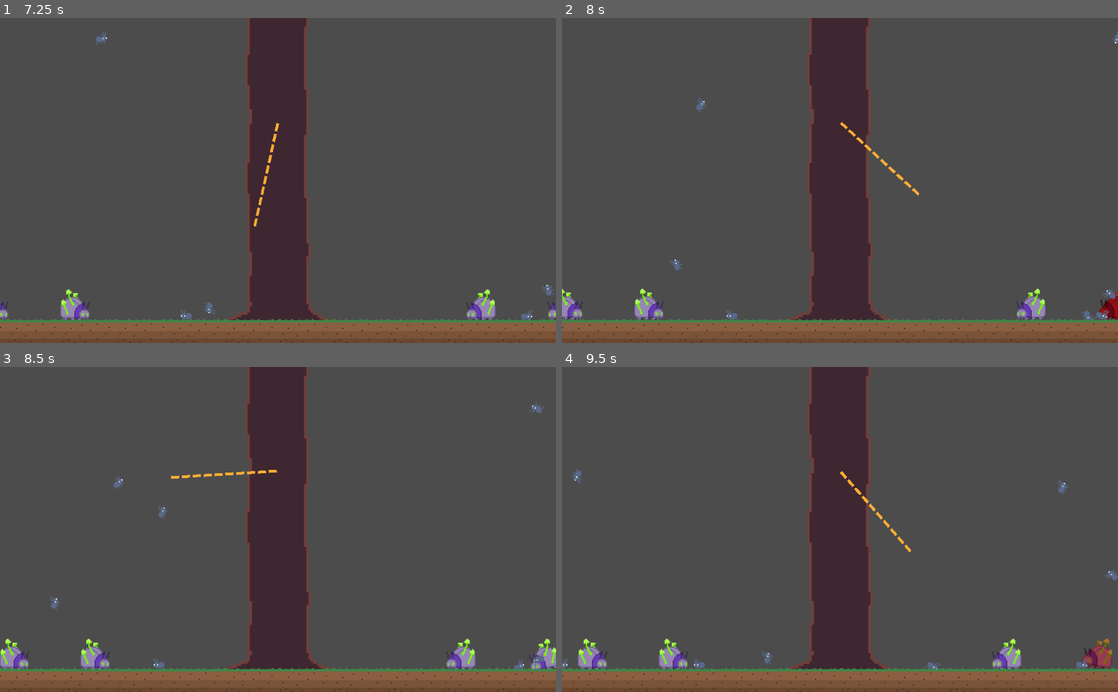
Above: before the commit, frames 1-4 (two rows, left to right).
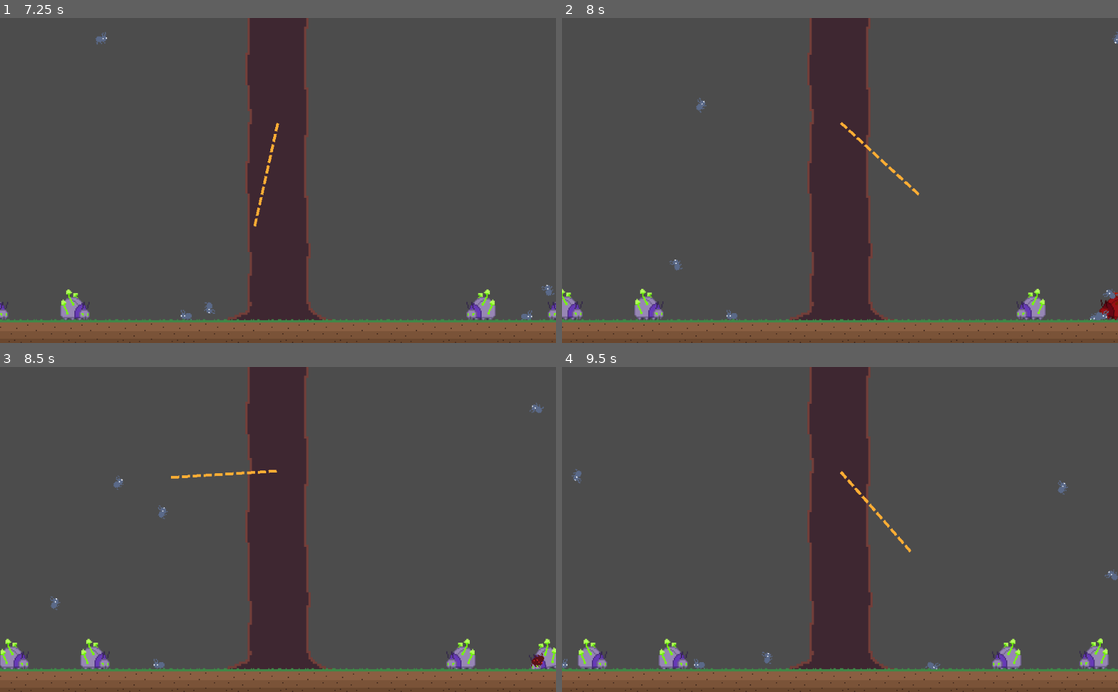
Above: after the commit, the same moments.

Repository: asafigan/game-off-2021
Game: Godot game, scene res://src/BattleField.tscn
Two runs of this game, one before a commit and one after it. Both use one fixed random seed, a clock stepped at 60 frames per second and the inputs below.
Inputs (mouse positions are in pixels of both pictures, inside the frame that each line leads up to):
- Up to frame 1 (7.25 s): tap Enter at 0.5 s; move the mouse to (250, 245) at 0.52 s; click (250, 245) at 0.67 s; tap Space at 1.25 s; drag from (444, 229) to (278, 313) at 1.27 s; move the mouse to (111, 131) at 2.02 s; click (111, 131) at 2.17 s; drag from (305, 180) to (0, 310) at 2.77 s; move the mouse to (194, 99) at 3.52 s; click (194, 99) at 3.67 s; drag from (400, 164) to (38, 313) at 4.27 s; move the mouse to (166, 196) at 5.02 s; click (166, 196) at 5.17 s; drag from (333, 109) to (61, 313) at 5.77 s; move the mouse to (250, 245) at 6.52 s; click (250, 245) at 6.67 s
- Up to frame 2 (8 s): drag from (1006, 229) to (1040, 310) at 7.27 s
- Up to frame 3 (8.5 s): move the mouse to (111, 480) at 8.02 s; click (111, 480) at 8.17 s
- Up to frame 4 (9.5 s): drag from (867, 529) to (1006, 662) at 8.77 s

Frame 1 is identical in both runs. In frame 2, less than 0.1% of the frame differs, in the area x 93-97%, y 89-93%; in frame 3, less than 0.1%; in frame 4, 0.4%, in the area x 92-99%, y 83-93%.

Commit message:
refactor: :lipstick: added and updated some animations add fixed a bug

Diff:
--- a/src/Spawner.gd
+++ b/src/Spawner.gd
@@ -12,6 +12,6 @@
 func spawn():
 	if spawn_scene:
 		var spawned = spawn_scene.instance()
+		spawned.global_position = global_position
 		get_parent().add_child(spawned)
-		spawned.global_position = global_position
 		spawned.set("facing", facing)
--- a/src/catapult/Catapult.gd
+++ b/src/catapult/Catapult.gd
@@ -23,7 +23,7 @@
 			var end_point: Vector2 = event.position
 			var vector = (end_point - origin).normalized()
 			var spawned := spawn_scene.instance() as RigidBody2D
-			get_parent().add_child(spawned)
 			spawned.global_position = to_global(Vector2.ZERO)
 			spawned.linear_velocity = vector * launch_speed
 			spawned.angular_velocity = rng.randf_range(-max_angular_velocity, max_angular_velocity)
+			get_parent().add_child(spawned)
--- a/src/catapult/projectiles/AntProjectile.tscn
+++ b/src/catapult/projectiles/AntProjectile.tscn
@@ -7,6 +7,21 @@
 [sub_resource type="CapsuleShape2D" id=1]
 radius = 5.0
 height = 10.0
+
+[sub_resource type="Animation" id=2]
+resource_name = "Damage"
+tracks/0/type = "value"
+tracks/0/path = NodePath("Sprite:modulate")
+tracks/0/interp = 1
+tracks/0/loop_wrap = true
+tracks/0/imported = false
+tracks/0/enabled = true
+tracks/0/keys = {
+"times": PoolRealArray( 0, 0.5 ),
+"transitions": PoolRealArray( 1, 1 ),
+"update": 0,
+"values": [ Color( 1, 0, 0, 1 ), Color( 1, 1, 1, 1 ) ]
+}
 
 [node name="AntProjectile" type="RigidBody2D"]
 collision_layer = 2
@@ -29,6 +44,9 @@
 wait_time = 0.5
 one_shot = true
 
+[node name="AnimationPlayer" type="AnimationPlayer" parent="."]
+anims/Damage = SubResource( 2 )
+
 [connection signal="body_entered" from="." to="." method="_on_AntProjectile_body_entered"]
 [connection signal="sleeping_state_changed" from="." to="." method="_on_AntProjectile_sleeping_state_changed"]
 [connection signal="timeout" from="Timer" to="." method="_on_Timer_timeout"]
--- a/src/catapult/projectiles/Projectile.gd
+++ b/src/catapult/projectiles/Projectile.gd
@@ -6,11 +6,19 @@
 export var spawn_scene: PackedScene
 export var should_do_damage: = true
 export var spawn_with_health: float
+export var play_damage_animation: bool
 
 var has_done_damage: = false
 var bodies_in = 0
 
 onready var timer: Timer = $Timer
+onready var animation_player: AnimationPlayer = $AnimationPlayer
+
+func _ready():
+	if play_damage_animation:
+		if animation_player:
+			animation_player.stop()
+			animation_player.play("Damage")
 
 func _on_AntProjectile_body_entered(body):
 	timer.start()
@@ -18,9 +26,10 @@
 		attack(body)
 		has_done_damage = true
 
-const enemyProjectileHitBoxLayer = 5
+const enemyProjectileHitBoxLayer = int(pow(2, 5))
 func disable_enemy_collisions():
-	collision_mask = collision_mask - pow(2, enemyProjectileHitBoxLayer)
+	if collision_mask & enemyProjectileHitBoxLayer != 0:
+		collision_mask = collision_mask - enemyProjectileHitBoxLayer
 
 func attack(body):
 	bodies_in += 1
@@ -38,8 +47,8 @@
 
 func spawn():
 	var spawned = spawn_scene.instance()
+	spawned.global_position = global_position
 	get_parent().add_child(spawned)
-	spawned.global_position = global_position
 
 	var facing = to_global(Vector2.RIGHT)-global_position
 	facing.y = 0
@@ -48,5 +57,6 @@
 	if spawn_with_health:
 		spawned.set("current_health", spawn_with_health)
 
+
 func _on_Timer_timeout():
 	disable_enemy_collisions()
--- a/src/creatures/Ant.gd
+++ b/src/creatures/Ant.gd
@@ -31,11 +31,15 @@
 	queue_free()
 	if projectile_form and not has_been_flung:
 		var spawned = projectile_form.instance()
-		get_parent().add_child(spawned)
 		spawned.linear_velocity = (Vector2.UP - facing) * 100
 		spawned.angular_velocity = rng.randf_range(-100, 100)
 		spawned.global_position = global_position + Vector2(0, -4)
+		spawned.set("play_damage_animation", true)
+		spawned.set("should_do_damage", false)
+		spawned.call("disable_enemy_collisions")
+		get_parent().add_child(spawned)
+
 		spawned.set("spawn_with_health", current_health)
-		spawned.call_deferred("disable_enemy_collisions")
+
 		if current_health <= 0:
 			spawned.set("spawn_scene", death_scene)
--- a/src/effects/Ghost.tscn
+++ b/src/effects/Ghost.tscn
@@ -3,10 +3,10 @@
 [ext_resource path="res://assets/sprites/ghost-sprite-sheet.png" type="Texture" id=1]
 [ext_resource path="res://src/effects/Ghost.gd" type="Script" id=2]
 
-[sub_resource type="Animation" id=6]
+[sub_resource type="Animation" id=1]
 resource_name = "rise"
 tracks/0/type = "value"
-tracks/0/path = NodePath("AnimatedSprite:position")
+tracks/0/path = NodePath("Pivot/AnimatedSprite:position")
 tracks/0/interp = 1
 tracks/0/loop_wrap = true
 tracks/0/imported = false
@@ -17,66 +17,50 @@
 "update": 0,
 "values": [ Vector2( 0, -10 ), Vector2( 0, -107 ) ]
 }
-tracks/1/type = "bezier"
-tracks/1/path = NodePath("AnimatedSprite:modulate:r")
+tracks/1/type = "value"
+tracks/1/path = NodePath("Pivot/AnimatedSprite:modulate")
 tracks/1/interp = 1
 tracks/1/loop_wrap = true
 tracks/1/imported = false
 tracks/1/enabled = true
 tracks/1/keys = {
-"points": PoolRealArray( 1, -0.25, 0, 0.25, 0, 1, -0.25, 0, 0.25, 0 ),
-"times": PoolRealArray( 0, 1 )
+"times": PoolRealArray( 0, 0.6, 1 ),
+"transitions": PoolRealArray( 1, 1, 1 ),
+"update": 0,
+"values": [ Color( 1, 1, 1, 0.686275 ), Color( 1, 1, 1, 0.686275 ), Color( 1, 1, 1, 0 ) ]
 }
-tracks/2/type = "bezier"
-tracks/2/path = NodePath("AnimatedSprite:modulate:g")
-tracks/2/interp = 1
+tracks/2/type = "value"
+tracks/2/path = NodePath("Pivot:position")
+tracks/2/interp = 2
 tracks/2/loop_wrap = true
 tracks/2/imported = false
 tracks/2/enabled = true
 tracks/2/keys = {
-"points": PoolRealArray( 1, -0.25, 0, 0.25, 0, 1, -0.25, 0, 0.25, 0 ),
-"times": PoolRealArray( 0, 1 )
-}
-tracks/3/type = "bezier"
-tracks/3/path = NodePath("AnimatedSprite:modulate:b")
-tracks/3/interp = 1
-tracks/3/loop_wrap = true
-tracks/3/imported = false
-tracks/3/enabled = true
-tracks/3/keys = {
-"points": PoolRealArray( 1, -0.25, 0, 0.25, 0, 1, -0.25, 0, 0.25, 0 ),
-"times": PoolRealArray( 0, 1 )
-}
-tracks/4/type = "bezier"
-tracks/4/path = NodePath("AnimatedSprite:modulate:a")
-tracks/4/interp = 1
-tracks/4/loop_wrap = true
-tracks/4/imported = false
-tracks/4/enabled = true
-tracks/4/keys = {
-"points": PoolRealArray( 1, -0.25, 0, 0.54062, 1.5, 0, -0.0474795, -0.5, 0.25, 0 ),
-"times": PoolRealArray( 0, 1 )
+"times": PoolRealArray( 0, 0.2, 0.6, 1 ),
+"transitions": PoolRealArray( 1, 1, 1, 1 ),
+"update": 0,
+"values": [ Vector2( 0, 0 ), Vector2( 4, 0 ), Vector2( -4, 0 ), Vector2( 4, 0 ) ]
 }
 
-[sub_resource type="AtlasTexture" id=1]
+[sub_resource type="AtlasTexture" id=2]
 atlas = ExtResource( 1 )
 region = Rect2( 0, 0, 10, 10 )
 
-[sub_resource type="AtlasTexture" id=2]
+[sub_resource type="AtlasTexture" id=3]
 atlas = ExtResource( 1 )
 region = Rect2( 10, 0, 10, 10 )
 
-[sub_resource type="AtlasTexture" id=3]
+[sub_resource type="AtlasTexture" id=4]
 atlas = ExtResource( 1 )
 region = Rect2( 0, 10, 10, 10 )
 
-[sub_resource type="AtlasTexture" id=4]
+[sub_resource type="AtlasTexture" id=5]
 atlas = ExtResource( 1 )
 region = Rect2( 10, 10, 10, 10 )
 
-[sub_resource type="SpriteFrames" id=5]
+[sub_resource type="SpriteFrames" id=6]
 animations = [ {
-"frames": [ SubResource( 1 ), SubResource( 2 ), SubResource( 3 ), SubResource( 4 ) ],
+"frames": [ SubResource( 2 ), SubResource( 3 ), SubResource( 4 ), SubResource( 5 ) ],
 "loop": true,
 "name": "default",
 "speed": 5.0
@@ -86,13 +70,16 @@
 script = ExtResource( 2 )
 
 [node name="AnimationPlayer" type="AnimationPlayer" parent="."]
-anims/rise = SubResource( 6 )
+anims/rise = SubResource( 1 )
 
-[node name="AnimatedSprite" type="AnimatedSprite" parent="."]
-position = Vector2( 0, -10 )
+[node name="Pivot" type="Position2D" parent="."]
+position = Vector2( 4, 0 )
+
+[node name="AnimatedSprite" type="AnimatedSprite" parent="Pivot"]
+modulate = Color( 1, 1, 1, 0 )
+position = Vector2( 0, -107 )
 scale = Vector2( 2, 2 )
-frames = SubResource( 5 )
-frame = 2
+frames = SubResource( 6 )
 playing = true
 
 [connection signal="animation_finished" from="AnimationPlayer" to="." method="_on_AnimationPlayer_animation_finished"]
Not shown: 1 places in src/catapult/projectiles/AntProjectile.tscn that only renumber resources
